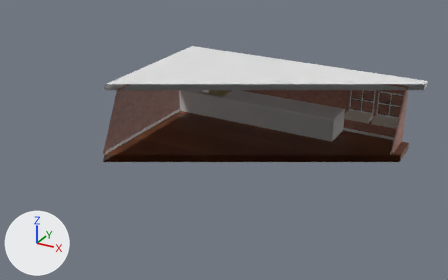
The FBX model Assets/Models/House.fbx as it was, and as the next commit left it.
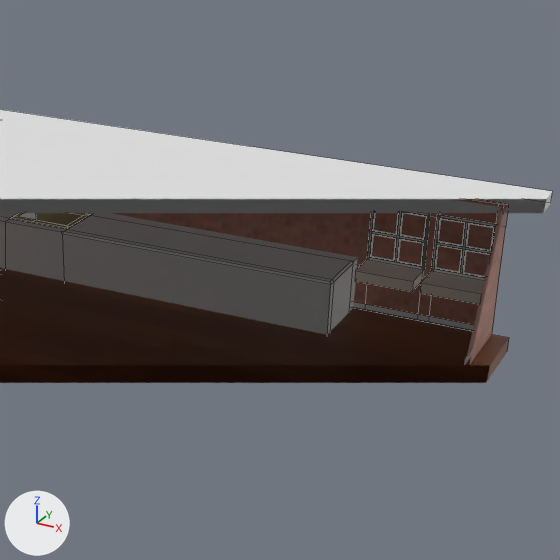
Each version is shown whole from a camera (50 mm lens) standing at (15.02, -24.44, 10.5) and looking at (4.5, -5.3, 0.93), then close up on the part from 43% to 96% of the width and 0% to 85% of the height. Lighting does not change. The marker at lower left points along +X, +Y and +Z. The close-ups show mesh edges as thin lines. Everything nearer to the camera than a plane just in front of the edit is cut away. Where no turn or scale is listed for an object, it has been applied to the vertices. Vertices at the same position are counted once.

The first close-up shows 'Baseboard', 'Ceiling', 'Floor', 'Room', 'Window', 'Window.001', 'counter/sink', 'window hole 1', 'window hole 2'.
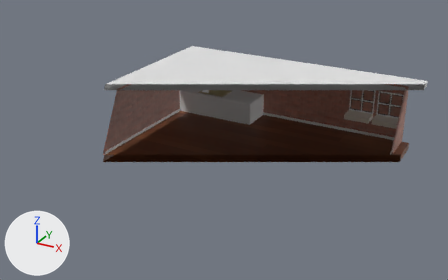
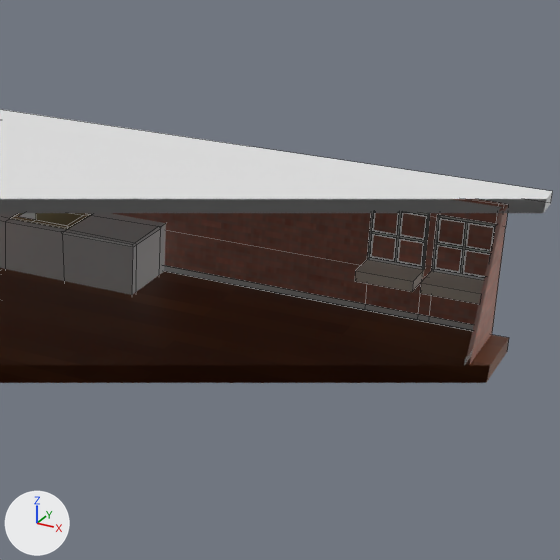
Where the change shows, as pixel boxes [x1, y1, x2, y2] in the close-ups (560 x 560 px; the box of a moved part takes in the faces that stretch with it):
'counter/sink', reshaped
    before: [0, 213, 358, 335]
    after: [0, 213, 166, 295]
part 1 of me_cube_002, moved or reshaped
    before: [129, 223, 358, 335]
    after: [129, 223, 166, 295]

The change in detail:
me_cube_002 has 50 vertices, 47 faces and spans x -6.79..0.82, y -1.26..0.41, z -2.25..-0.56.
me_cube_002 is used by ob_counter_sink; location (6.69, -0.15, 1.57).
me_cube_002 part 1: all 12 vertices in x 0.79..0.82, y -1.26..0.41, z -2.25..-0.58 are moved by (-3.86, 0.0, 0.0).
